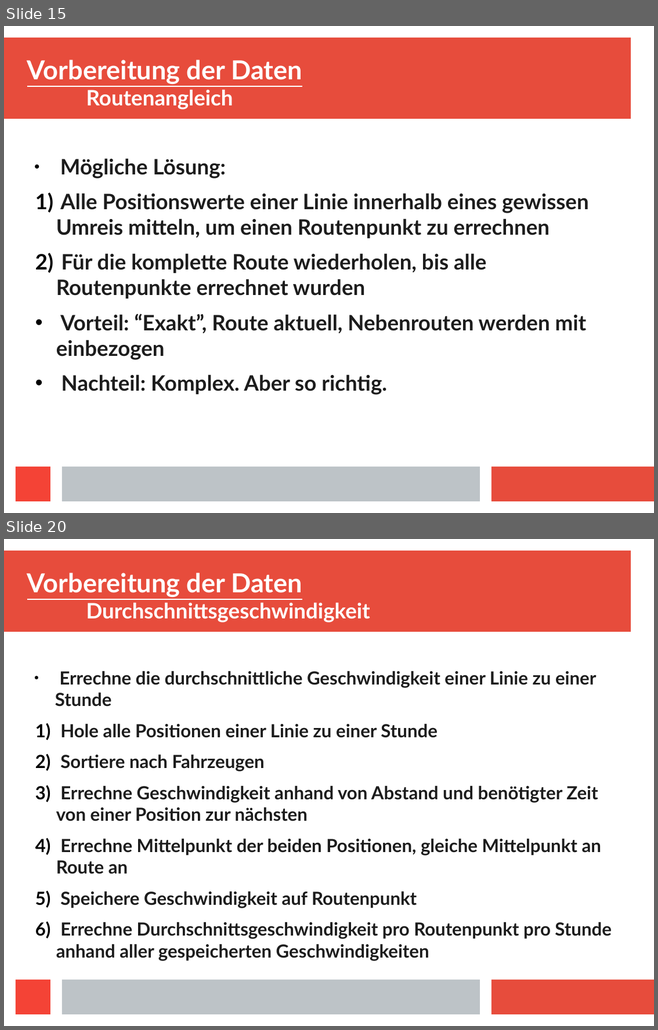
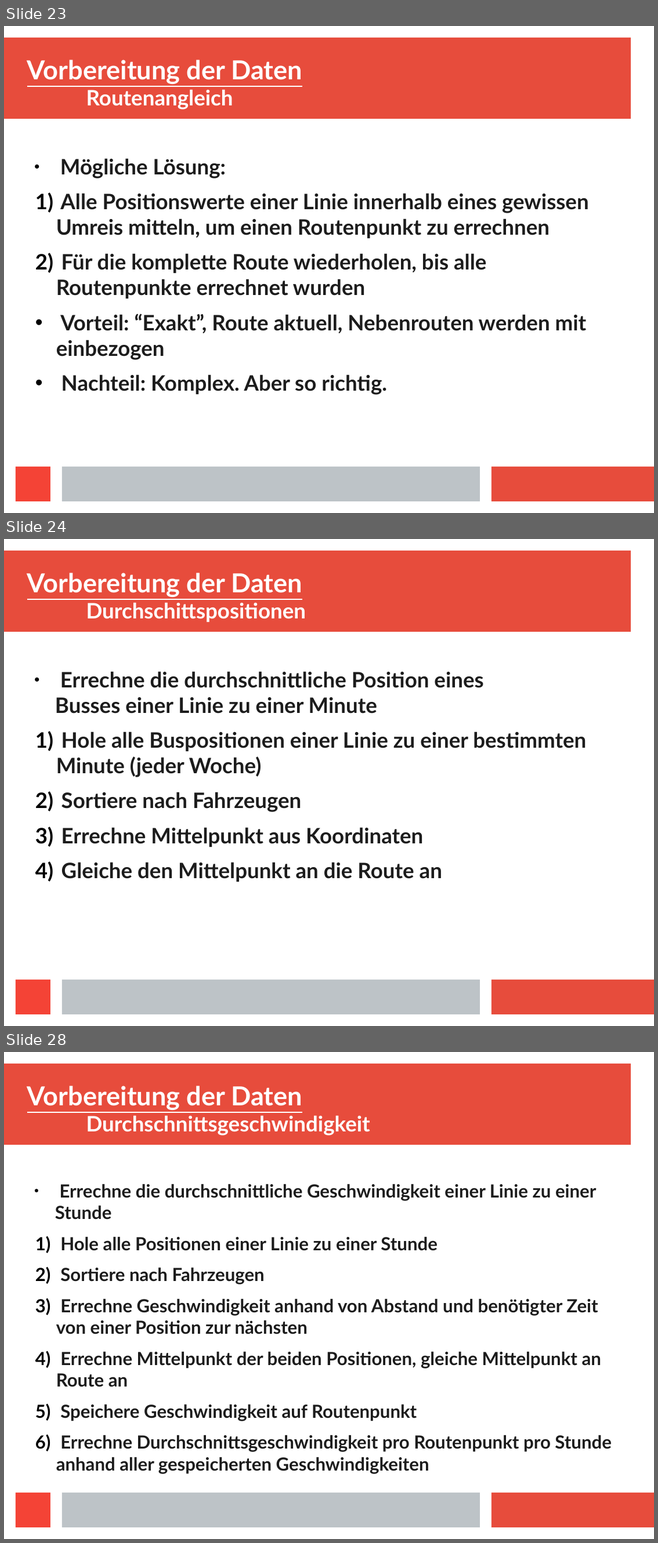
Before and after one commit to Centro1993/Busradar-Visualization, a slide deck: Presentation/Busradar-Mining.odp. Shown one above the other, each under a label of ours: slides 15 and 20 before the commit, slides 23, 24 and 28 after it; the slides between them are not shown. The pictures are 658x1030 and 658x1543 pixels, drawn with LibreOffice and Linux fonts; fonts in the diff are those of the drawing. Boxes give left, top, right and bottom in pixels: in the first picture for what was removed or moved away, otherwise in the second. Text is boxed around its words. In the diff, an @@ line names an element or a change of style, - is before the commit and + after.

Commit message:
changed position color, added pages to presentation

```diff
--- a/Presentation/Busradar-Mining.odp
+++ b/Presentation/Busradar-Mining.odp
@@ slide 24 added at bbox=[4, 539, 654, 1026], background #FFFFFF; not listed: 4 template elements that a slide beside it also shows @@
@@ title added at bbox=[27, 573, 306, 622], 26 pt, text #FFFFFF, bold @@
+Vorbereitung der Daten
+Durchschittspositionen
@@ text added at bbox=[55, 671, 586, 882], 26 pt, text #1C1C1C, bold @@
+● Errechne die durchschnittliche Position eines Busses einer Linie zu einer Minute
+1) Hole alle Buspositionen einer Linie zu einer bestimmten Minute (jeder Woche)
+2) Sortiere nach Fahrzeugen
+3) Errechne Mittelpunkt aus Koordinaten
+4) Gleiche den Mittelpunkt an die Route an
@@ what was slide 15 is now slide 23 @@
@@ what was slide 20 is now slide 28 @@
```
Also in this commit, not shown: 5 slides changed, 16 other slides added, 9 other files.
